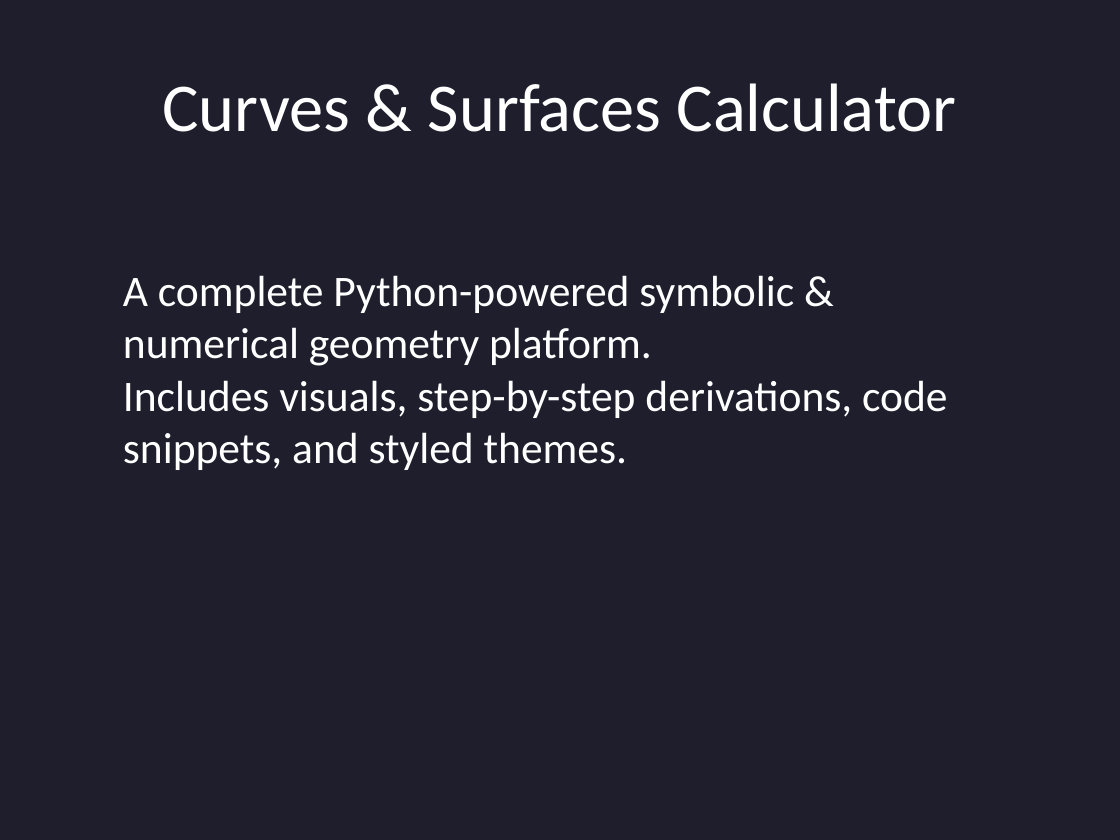
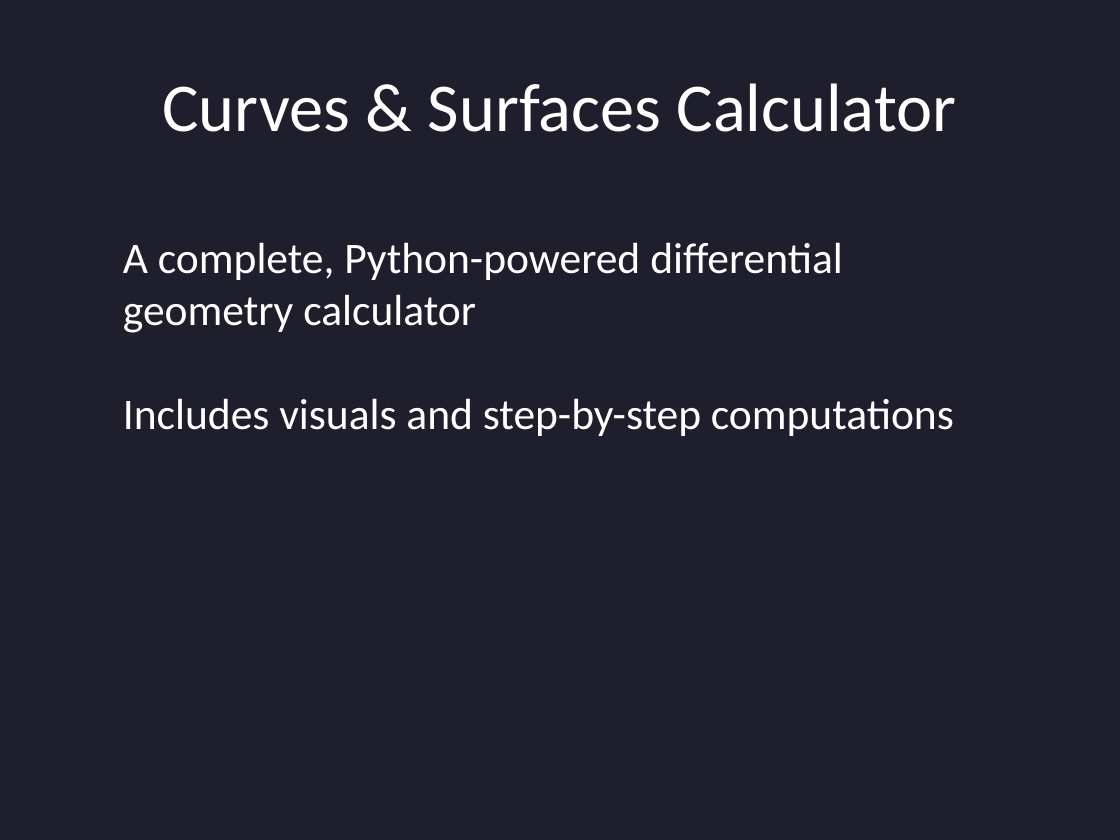
Before and after one commit to Ashwin-180803/MATH348-Project, a slide deck: slide 1 of Final_Curves_and_Surfaces_FullEdition.pptx. Drawn at 1120x840 pixels with LibreOffice and Linux fonts; fonts in the diff are those of the drawing. Boxes give left, top, right and bottom in pixels: in the first picture for what was removed or moved away, otherwise in the second. Text is boxed around its words. In the diff, an @@ line names an element or a change of style, - is before the commit and + after.

```diff
--- a/Final_Curves_and_Surfaces_FullEdition.pptx
+++ b/Final_Curves_and_Surfaces_FullEdition.pptx
@@ text at (123, 242, 954, 436): text changed @@
-A complete Python-powered symbolic & numerical geometry platform.
-Includes visuals, step-by-step derivations, code snippets, and styled themes.
+A complete, Python-powered differential geometry calculator
+Includes visuals and step-by-step computations
```
Also in this commit, not shown: 5 other slides changed, 1 slide added, 12 slides removed, 3 other files.
